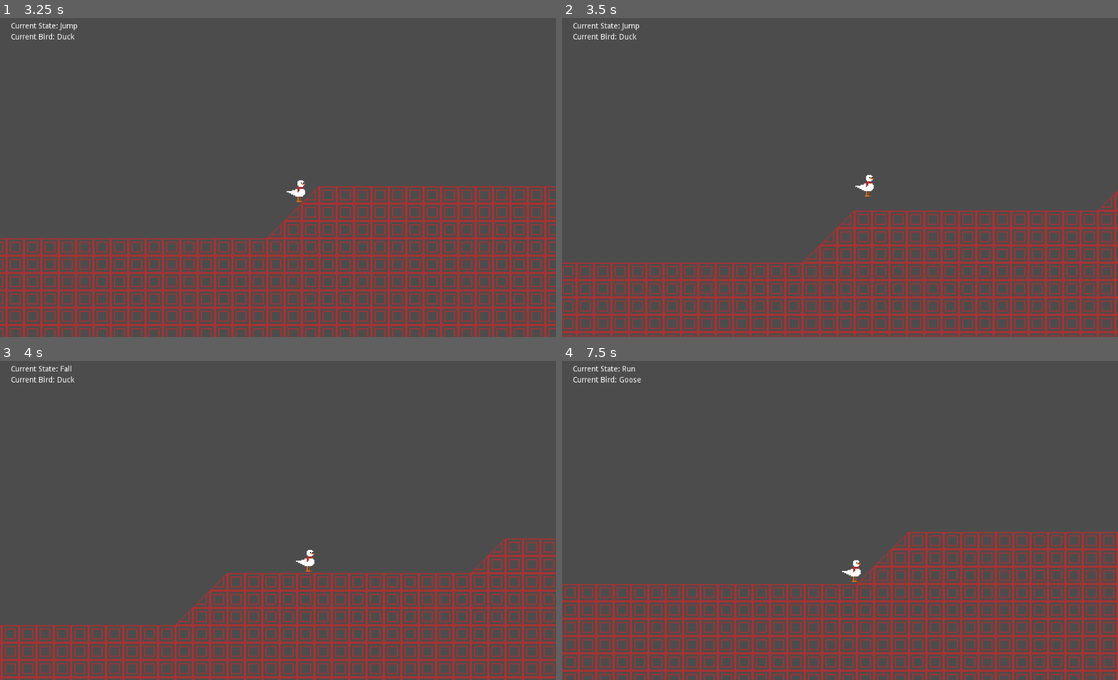
Above: before the commit, frames 1-4 (two rows, left to right).
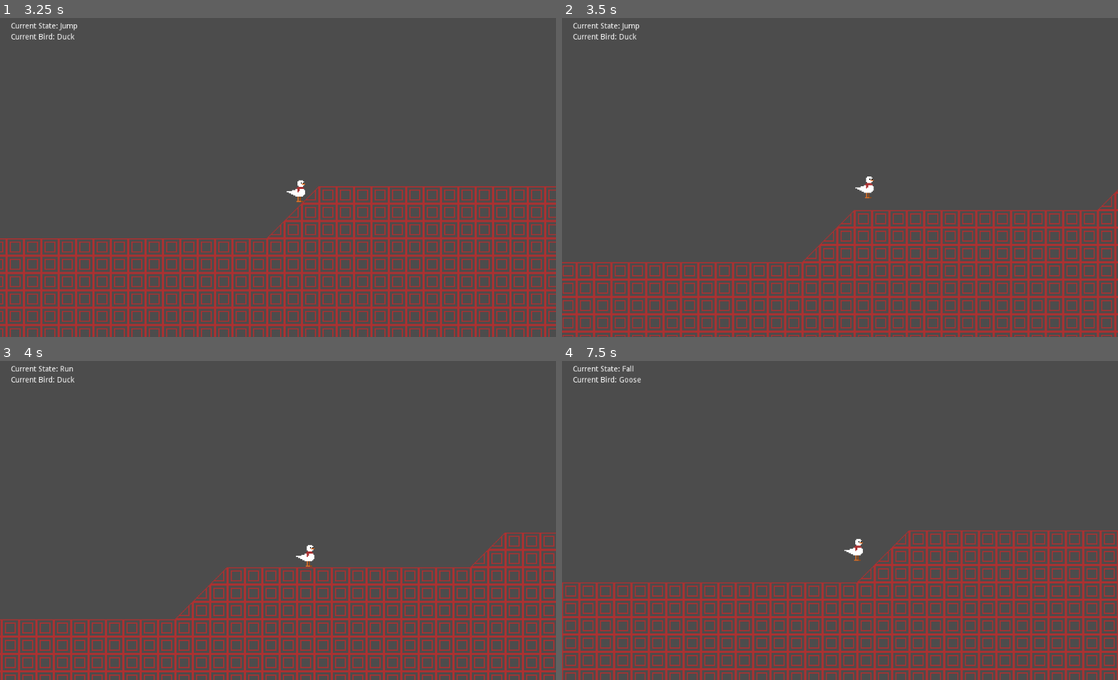
Above: after the commit, the same moments.

Repository: Zenza235/go-duck-goose
Game: Godot game, scene res://levels/MovementTest.tscn
Same seed, same stepped clock (60 frames per second), same inputs: the game is played once before the commit and once after it.
Inputs:
- Up to frame 1 (3.25 s): hold D (move_right) 0.53-2.03 s; tap W (jump) at 0.6, 0.77, 1.07, 1.52, 1.55, 1.82, 2.1, 3.02, 3.05 s; tap Alt (switch) at 1.35, 2.85 s; hold A (move_left) 2.03-2.78 s; hold D (move_right) from 2.78 s (still down)
- Up to frame 2 (3.5 s): keep holding D (move_right); tap W (jump) at 3.32 s
- Up to frame 3 (4 s): keep holding D (move_right); tap W (jump) at 3.6, 3.77 s
- Up to frame 4 (7.5 s): tap W (jump) at 4.07, 4.52, 4.55, 4.82, 5.1, 6.02, 6.05, 6.32, 6.6, 6.77, 7.07 s; release D (move_right) at 4.28 s; hold A (move_left) 4.28-5.03 s; tap Alt (switch) at 4.35, 5.85, 7.35 s; hold D (move_right) 5.03-5.78 s; hold A (move_left) 5.78-7.28 s; hold D (move_right) from 7.28 s (still down)

Frame 1 is identical in both runs. In frame 2, 6.8% of the frame differs, in the area x 0-100%, y 49-100%; in frame 3, 14%; in frame 4, 20%, in the area x 0-100%, y 1-100%.

Commit message:
remove Sprite child node from duck and goose

Diff:
--- a/player/Player.gd
+++ b/player/Player.gd
@@ -20,6 +20,7 @@
 
 func _ready():
 	set_attr_to(bird)
+	curr_jumps = num_jumps
 	emit_signal("changed_bird", bird.name)
 
 func _input(event: InputEvent) -> void:
@@ -34,11 +35,9 @@
 	set_attr_to(bird)
 	emit_signal("changed_bird", bird.name)
 
-func set_attr_to(bird: Node) -> void:
-	self.gravity = bird.GRAVITY
-	self.move_spd = bird.MOVE_SPEED
-	self.air_spd = bird.AIR_SPEED
-	self.jump_spd = bird.JUMP_SPEED
-
-	self.num_jumps = bird.NUM_JUMPS
-	self.curr_jumps = self.num_jumps
+func set_attr_to(b: Node) -> void:
+	self.gravity = b.GRAVITY
+	self.move_spd = b.MOVE_SPEED
+	self.air_spd = b.AIR_SPEED
+	self.jump_spd = b.JUMP_SPEED
+	self.num_jumps = b.NUM_JUMPS
